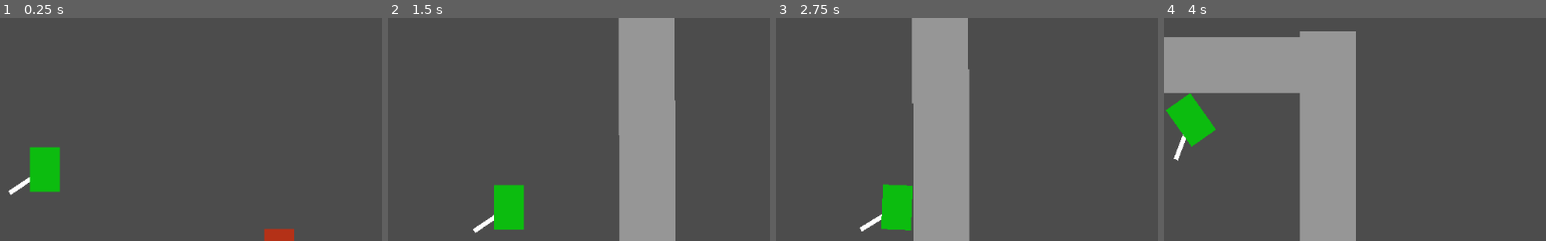
Above: before the commit, frames 1-4 (left to right).
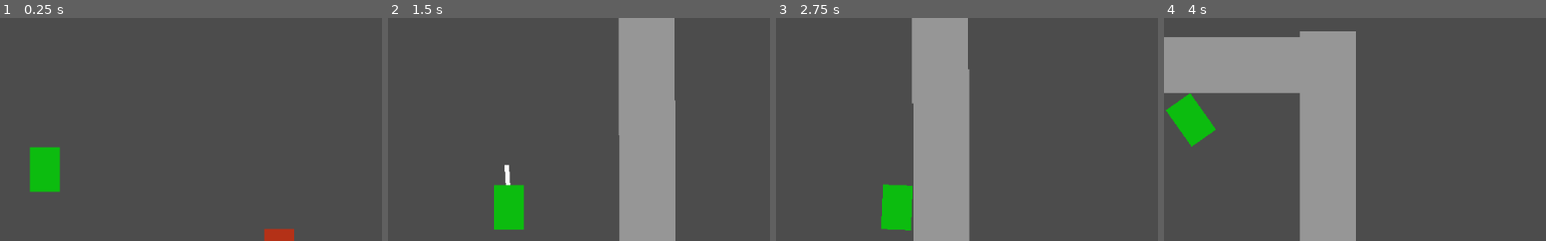
Above: after the commit, the same moments.

Repository: deengames/abu-hamid-x
Game: Godot game, scene res://prototype/Main.tscn
Two runs of this game, one before a commit and one after it. Both use one fixed random seed, a clock stepped at 60 frames per second and the inputs below.
Inputs (mouse positions are % of the whole screen's width and height, from its top left):
- Up to frame 1 (0.25 s): no input
- Up to frame 2 (1.5 s): move the mouse to (72, 45) at 0.52 s; hold D (move_right) 0.53-1.28 s; click (72, 45) at 0.6 s; tap Space (jump) at 0.77 s; move the mouse to (30, 55) at 1.27 s; hold S (move_down) from 1.28 s (still down); click (30, 55) at 1.35 s
- Up to frame 3 (2.75 s): tap Space (jump) at 1.52 s; move the mouse to (60, 28) at 2.02 s; release S (move_down) at 2.03 s; hold D (move_right) from 2.03 s (still down); tap Shift (toggle_jetpack) at 2.1 s; click (60, 28) at 2.3 s
- Up to frame 4 (4 s): move the mouse to (45, 70) at 2.77 s; release D (move_right) at 2.78 s; hold W (move_up) 2.78-3.53 s; tap E at 2.85 s; tap Space (jump) at 3.02, 3.77 s; click (45, 70) at 3.05 s; move the mouse to (80, 65) at 3.52 s; hold A (move_left) from 3.53 s (still down); click (80, 65) at 3.6 s
The pictures show only the part of the screen within x 44-94%, y 18-68%; the shares and areas given below are measured in that part.

The runs differ from the first frame. In frame 1, 0.2% of the frame differs, in the area x 2-8%, y 71-80%; in frame 2, 0.3%, in the area x 22-33%, y 65-97%; in frame 3, 0.1%; in frame 4, 0.1%.

Commit message:
Implemented (very hackily) magic swoosh sword

Diff:
--- a/prototype/Player.gd
+++ b/prototype/Player.gd
@@ -7,17 +7,21 @@
 
 
 var is_using_jetpack = false
-var attacking = false
-var mouse_point_thing
-onready var orig_sword_rotation = $Sword.rotation
+onready var sword = preload('res://prototype/Sword.tscn').instance()
 
 
 func _process(delta):
 	if Input.is_action_just_pressed('attack'):
-		attacking = true
-	if Input.is_action_just_released('attack'):
-		attacking = false
-		$Sword.rotation = orig_sword_rotation
+		add_child(sword)
+		sword.connect('finish_swing', self, '_on_sword_finish_swing')
+		var starting_angle = get_angle_to(get_global_mouse_position()) + 2 * PI
+		var target_angle = starting_angle + PI
+		sword.rotation = starting_angle
+		sword.swing_to(target_angle)
+
+
+func _on_sword_finish_swing():
+	remove_child(sword)
 
 
 func _integrate_forces(state):
@@ -50,8 +54,3 @@
 
 	if Input.is_action_just_released('jump'):
 		apply_impulse(Vector2(0, 0), Vector2(0, -200))
-
-
-func _input(ev):
-	if ev is InputEventMouseMotion and attacking:
-		$Sword.rotation = global_position.angle_to_point(get_global_mouse_position()) - PI/2
--- a/prototype/Player.tscn
+++ b/prototype/Player.tscn
@@ -1,7 +1,6 @@
-[gd_scene load_steps=4 format=2]
+[gd_scene load_steps=3 format=2]
 
 [ext_resource path="res://prototype/Player.gd" type="Script" id=1]
-[ext_resource path="res://prototype/Sword.tscn" type="PackedScene" id=2]
 
 [sub_resource type="RectangleShape2D" id=1]
 
@@ -57,14 +56,7 @@
 size_flags_vertical = 1
 color = Color( 0.0490265, 0.738281, 0.0597961, 1 )
 
-[node name="Sword" parent="." index="2" instance=ExtResource( 2 )]
-
-show_behind_parent = true
-position = Vector2( 0, 0 )
-rotation = 4.11898
-_sections_unfolded = [ "Collision", "Visibility" ]
-
-[node name="Camera" type="Camera2D" parent="." index="3"]
+[node name="Camera" type="Camera2D" parent="." index="2"]
 
 anchor_mode = 1
 rotating = false
--- /dev/null
+++ b/prototype/Sword.gd
@@ -0,0 +1,16 @@
+extends KinematicBody2D
+
+signal finish_swing
+
+var target_angle
+var step
+
+func swing_to(angle):
+	target_angle = angle
+	step = angle / 15
+
+func _physics_process(delta):
+	if rotation < target_angle:
+		rotation += step
+	else:
+		emit_signal('finish_swing')
--- a/prototype/Sword.tscn
+++ b/prototype/Sword.tscn
@@ -1,4 +1,6 @@
-[gd_scene load_steps=2 format=2]
+[gd_scene load_steps=3 format=2]
+
+[ext_resource path="res://prototype/Sword.gd" type="Script" id=1]
 
 [sub_resource type="RectangleShape2D" id=1]
 
@@ -7,13 +9,15 @@
 
 [node name="Sword" type="KinematicBody2D"]
 
+show_behind_parent = true
 position = Vector2( 0.323532, 0 )
 rotation = -0.000376087
 input_pickable = false
 collision_layer = 2
 collision_mask = 2
 collision/safe_margin = 0.08
-_sections_unfolded = [ "Collision" ]
+script = ExtResource( 1 )
+_sections_unfolded = [ "Visibility" ]
 
 [node name="ColorRect" type="ColorRect" parent="." index="0"]
 
